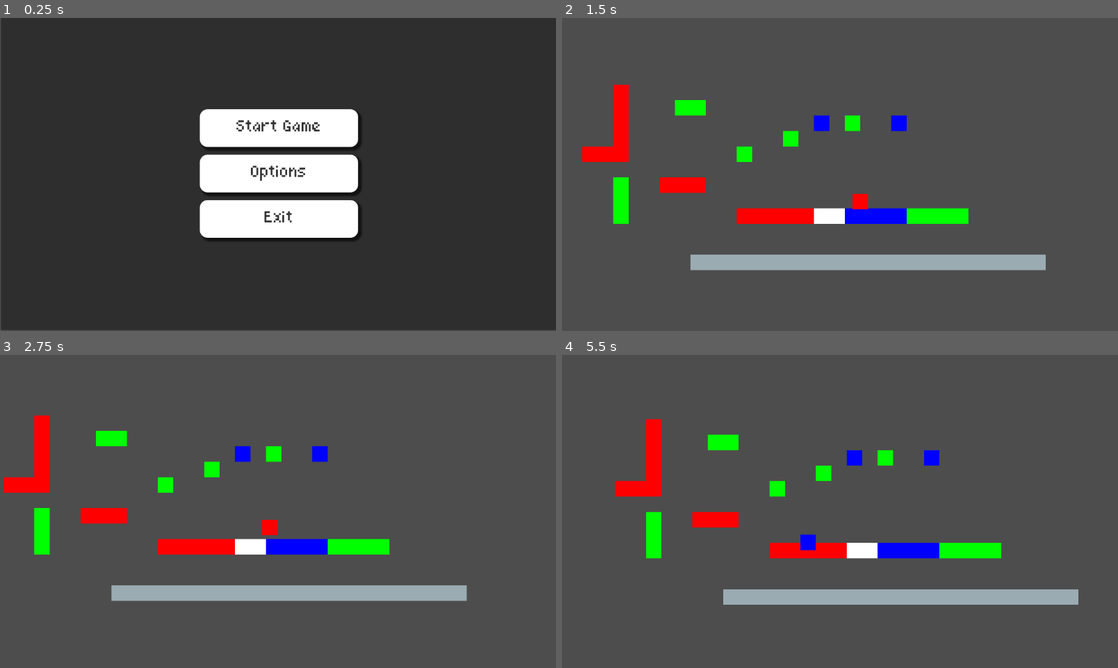
Above: before the commit, frames 1-4 (two rows, left to right).
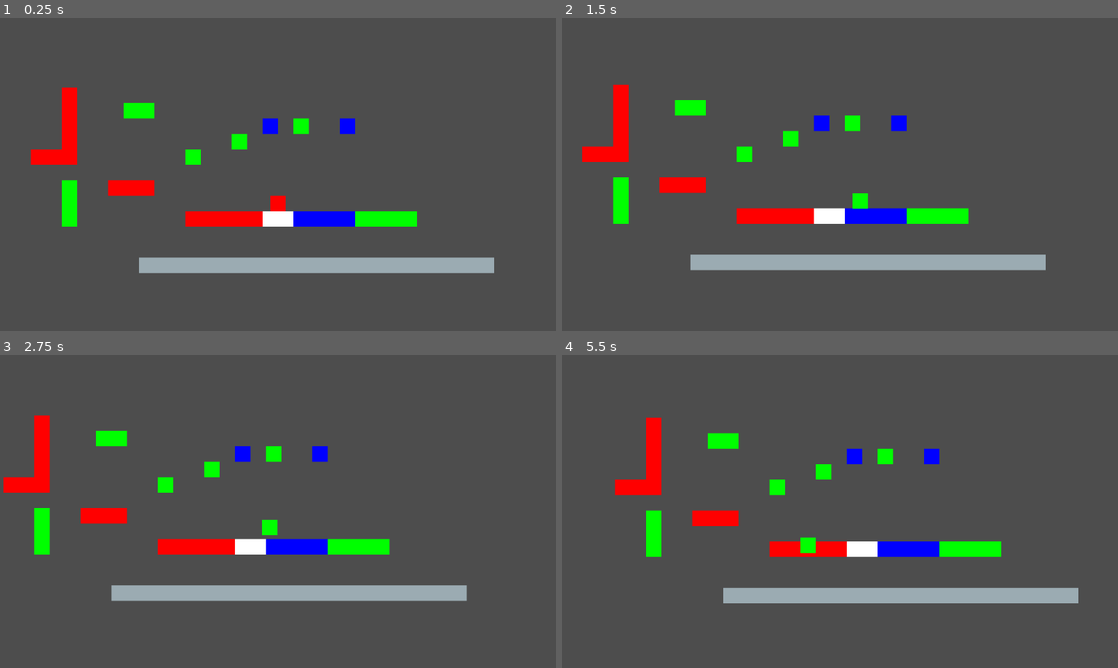
Above: after the commit, the same moments.

Repository: Juniper19/spectra
Game: Godot game, scene res://ColorLevel.tscn
Same seed, same stepped clock (60 frames per second), same inputs: the game is played once before the commit and once after it. Before the commit the project starts from res://main_menu.tscn.
Inputs (mouse positions are in pixels of both pictures, inside the frame that each line leads up to):
- Up to frame 1 (0.25 s): no input
- Up to frame 2 (1.5 s): click (840, 127) at 0.5 s, where only the run before the commit has a clickable "Start Game"; tap Enter (ui_accept) at 1.25 s; move the mouse to (962, 158) at 1.27 s; hold Right (ui_right) from 1.28 s (still down); hold I (run) from 1.28 s (still down); click (962, 158) at 1.42 s
- Up to frame 3 (2.75 s): keep holding Right (ui_right); tap Space (jump) at 1.52, 2.27 s; tap Enter (ui_accept) at 1.55, 2.1 s; move the mouse to (166, 527) at 2.02 s; release I (run) at 2.03 s; tap I (run) at 2.3 s
- Up to frame 4 (5.5 s): move the mouse to (895, 442) at 2.77 s; release Right (ui_right) at 2.78 s; hold Left (ui_left) 2.78-3.53 s; tap O (dash) at 2.85 s; tap Enter (ui_accept) at 3.05, 4.55 s; move the mouse to (812, 574) at 3.52 s; hold Right (ui_right) 3.53-5.03 s; tap Shift (latch) at 3.6 s; click (812, 574) at 3.67 s; tap Space (jump) at 3.77, 4.52, 5.27 s; tap I (run) at 3.8, 5.3 s; move the mouse to (1006, 558) at 4.27 s; hold I (run) 4.28-5.03 s; move the mouse to (673, 464) at 5.02 s; hold Left (ui_left) from 5.03 s (still down); tap W (twirl) at 5.1 s

The runs differ from the first frame. In frame 1, 99% of the frame differs, in the area x 0-100%, y 0-100%; in frame 2, 0.1%; in frame 3, 0.1%; in frame 4, 1.7%.

Commit message:
fixed dial and swap order

Diff:
--- a/color_player.gd
+++ b/color_player.gd
@@ -52,25 +52,34 @@
 func handle_color_selector() -> void:
 	if Input.is_action_just_pressed("ui_accept"):
 		selecting_color = true
-		selected_index = -1
+		selected_index = current_color_index
 		color_selector.visible = true
-		color_selector.colors = colors   # sync with player
-		Engine.time_scale = 0.2          # slow motion for style
+		color_selector.colors = colors
+		color_selector.highlight(selected_index)
+		Engine.time_scale = 0.2
 
 	if selecting_color:
-		var dir = Input.get_vector("ui_left", "ui_right", "ui_up", "ui_down")
-		if dir != Vector2.ZERO:
-			selected_index = get_index_from_direction(dir, colors.size())
+		# Move through color indices
+		if Input.is_action_just_pressed("ui_left"):
+			selected_index = (selected_index - 1 + colors.size()) % colors.size()
 			color_selector.highlight(selected_index)
 
+		elif Input.is_action_just_pressed("ui_right"):
+			selected_index = (selected_index + 1) % colors.size()
+			color_selector.highlight(selected_index)
+
+
+
+	# Confirm color when letting go
 	if Input.is_action_just_released("ui_accept"):
+		selecting_color = false
+		color_selector.visible = false
+		Engine.time_scale = 1.0
+
 		if selected_index >= 0:
 			current_color_index = selected_index
 			sprite.modulate = colors[current_color_index]
 			update_collision_masks()
-		selecting_color = false
-		color_selector.visible = false
-		Engine.time_scale = 1.0
 
 func get_index_from_direction(dir: Vector2, total: int) -> int:
 	var angle = dir.angle() # radians (-PI to PI)
--- a/dial.gd
+++ b/dial.gd
@@ -1,4 +1,6 @@
 extends Control
+
+@export var clockwise_visual: bool = true  # flip visual order if needed
 
 var colors: Array[Color] = []
 var selected_index: int = -1
@@ -7,20 +9,30 @@
 	queue_redraw()
 
 func _draw() -> void:
-	var center = size / 2
-	var radius = min(size.x, size.y) / 3
-	var slice_angle = TAU / colors.size()  # TAU = 2*PI
+	if colors.is_empty():
+		return
+
+	var center: Vector2 = size / 2.0
+	var radius: float = min(size.x, size.y) / 3.0
+	var slice_angle: float = TAU / float(colors.size())
+
+	var dir: float
+	if clockwise_visual:
+		dir = -1.0
+	else:
+		dir = 1.0
 
 	for i in range(colors.size()):
-		var angle_from = i * slice_angle - slice_angle/2
-		var angle_to = angle_from + slice_angle
+		var angle_center: float = dir * float(i) * slice_angle
+		var angle_from: float = angle_center - (slice_angle * 0.5)
+		var angle_to: float = angle_center + (slice_angle * 0.5)
 
-		# draw each slice as an arc
-		draw_arc(center, radius, angle_from, slice_angle, 32, colors[i], radius)
+		# base ring segment
+		draw_arc(center, radius, angle_from, angle_to, 48, colors[i], 12.0, true)
 
-		# highlight if selected
+		# highlight ring on selected slice
 		if i == selected_index:
-			draw_arc(center, radius+8, angle_from, slice_angle, 32, Color.WHITE, 4)
+			draw_arc(center, radius + 8.0, angle_from, angle_to, 48, Color.WHITE, 4.0, true)
 
 func highlight(index: int) -> void:
 	selected_index = index
--- a/project.godot
+++ b/project.godot
@@ -11,7 +11,7 @@
 [application]
 
 config/name="UCC Public Files"
-run/main_scene="uid://bvy8g0px2lmj6"
+run/main_scene="uid://d0iu3lby11od6"
 config/features=PackedStringArray("4.4", "GL Compatibility")
 config/icon="res://icon.svg"
 
Not shown, removed: options_menu.tscn2081897546.tmp
Not shown, removed: options_menu.tscn2091297380.tmp
